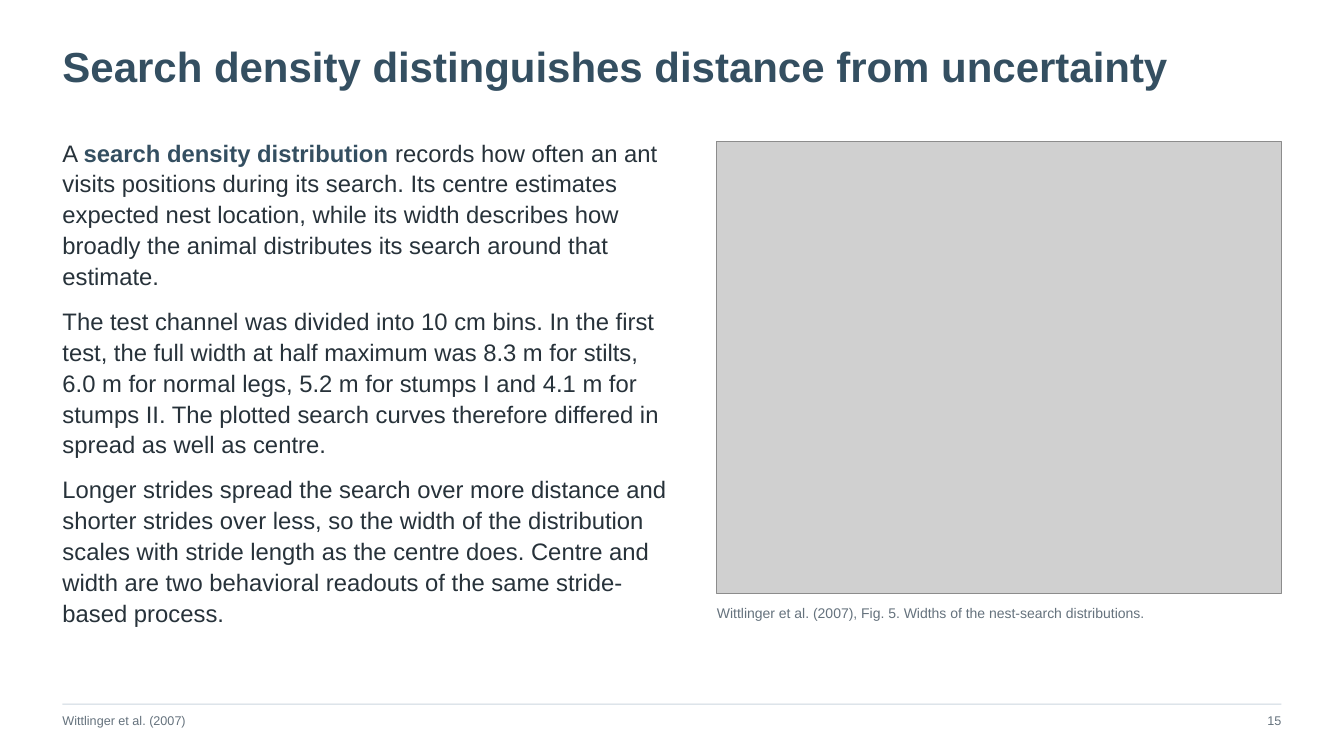
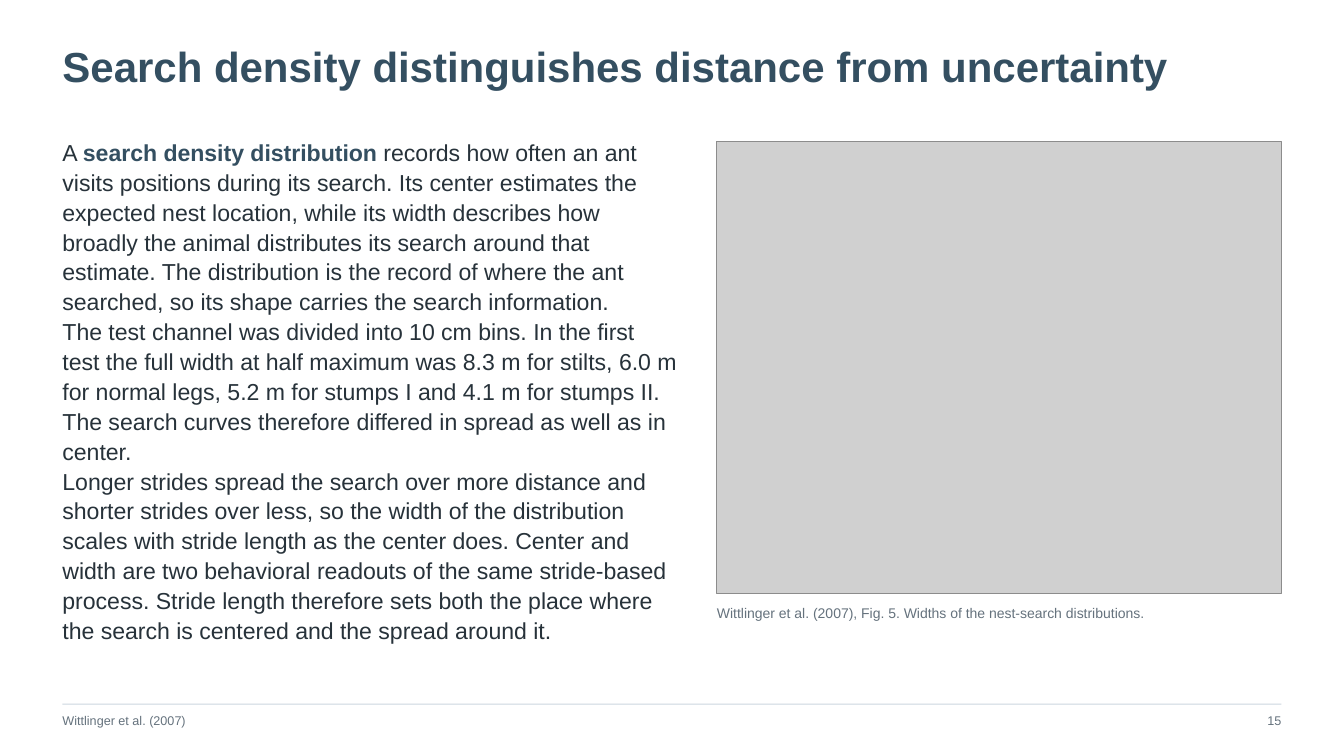
Before and after one commit to jordanxxlopez/NEUROETHOLOGY, a slide deck: slide 21 of scaffolded/Neuroethology_Lecture28_FA2026_SCAFFOLDED.pptx. Drawn at 1344x756 pixels with LibreOffice and Linux fonts; fonts in the diff are those of the drawing; grey boxes stand for pictures. Boxes give left, top, right and bottom in pixels: in the first picture for what was removed or moved away, otherwise in the second. Text is boxed around its words. In the diff, an @@ line names an element or a change of style, - is before the commit and + after.

```diff
--- a/scaffolded/Neuroethology_Lecture28_FA2026_SCAFFOLDED.pptx
+++ b/scaffolded/Neuroethology_Lecture28_FA2026_SCAFFOLDED.pptx
@@ text at (x1=62, y1=144, x2=676, y2=644): text changed; size 17 to 16.5 pt @@
-A search density distribution records how often an ant visits positions during its search. Its centre estimates expected nest location, while its width describes how broadly the animal distributes its search around that estimate.
-The test channel was divided into 10 cm bins. In the first test, the full width at half maximum was 8.3 m for stilts, 6.0 m for normal legs, 5.2 m for stumps I and 4.1 m for stumps II. The plotted search curves therefore differed in spread as well as centre.
-Longer strides spread the search over more distance and shorter strides over less, so the width of the distribution scales with stride length as the centre does. Centre and width are two behavioral readouts of the same stride-based process.
+A search density distribution records how often an ant visits positions during its search. Its center estimates the expected nest location, while its width describes how broadly the animal distributes its search around that estimate. The distribution is the record of where the ant searched, so its shape carries the search information.
+The test channel was divided into 10 cm bins. In the first test the full width at half maximum was 8.3 m for stilts, 6.0 m for normal legs, 5.2 m for stumps I and 4.1 m for stumps II. The search curves therefore differed in spread as well as in center.
+Longer strides spread the search over more distance and shorter strides over less, so the width of the distribution scales with stride length as the center does. Center and width are two behavioral readouts of the same stride-based process. Stride length therefore sets both the place where the search is centered and the spread around it.
```
Also in this commit, not shown: 16 other slides changed, 21 other files.
